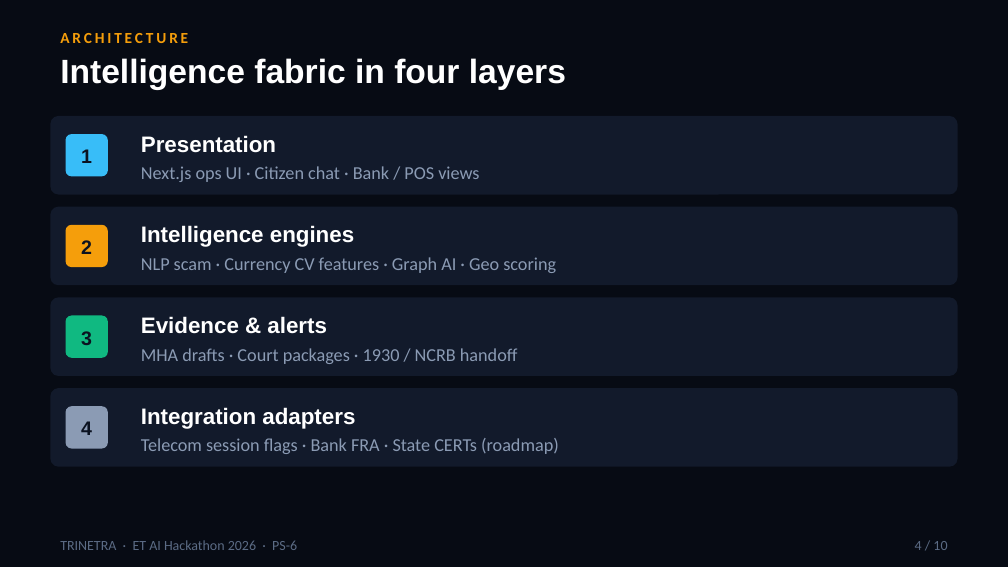
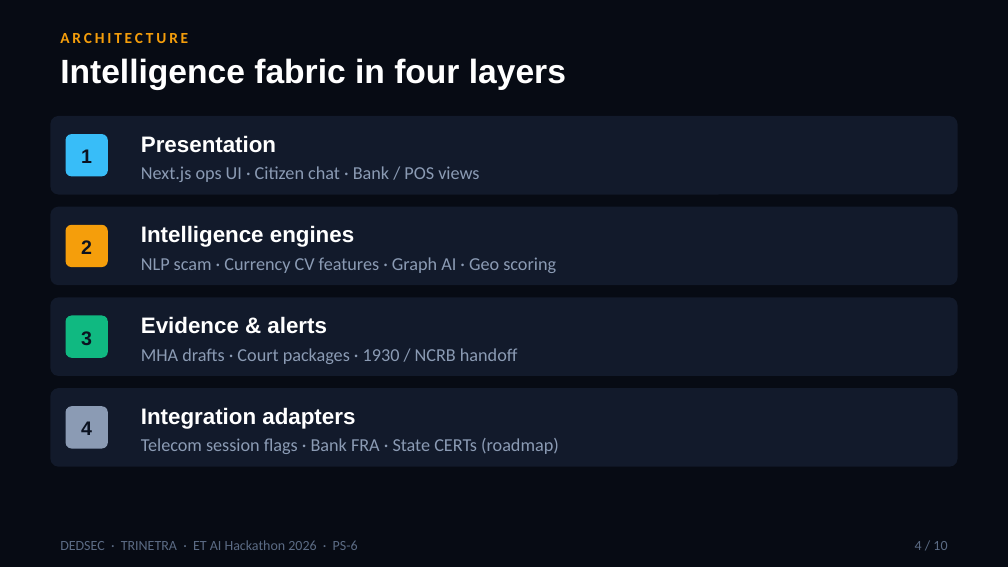
Before and after one commit to cybersd12321/trinetra-digital-public-safety, a slide deck: slide 4 of presentation/TRINETRA_ET_Hackathon_2026.pptx. Drawn at 1008x567 pixels with LibreOffice and Linux fonts; fonts in the diff are those of the drawing. Boxes give left, top, right and bottom in pixels: in the first picture for what was removed or moved away, otherwise in the second. Text is boxed around its words. In the diff, an @@ line names an element or a change of style, - is before the commit and + after.

Commit message:
DEDSEC TRINETRA: phosphor ops UI redesign, landing radar, dash free copy, Phase II ready

```diff
--- a/presentation/TRINETRA_ET_Hackathon_2026.pptx
+++ b/presentation/TRINETRA_ET_Hackathon_2026.pptx
@@ text at (x1=60, y1=540, x2=358, y2=550): text changed @@
-TRINETRA · ET AI Hackathon 2026 · PS-6
+DEDSEC · TRINETRA · ET AI Hackathon 2026 · PS-6
```
Also in this commit, not shown: 9 other slides changed, 28 other files.
